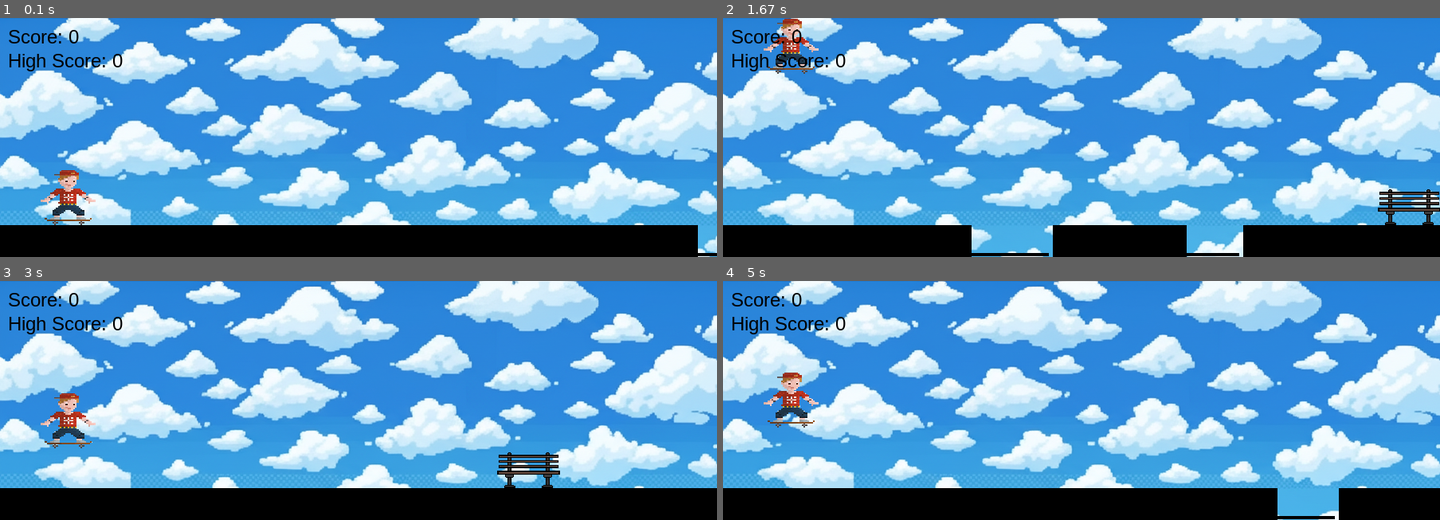
Above: before the commit, frames 1-4 (two rows, left to right).
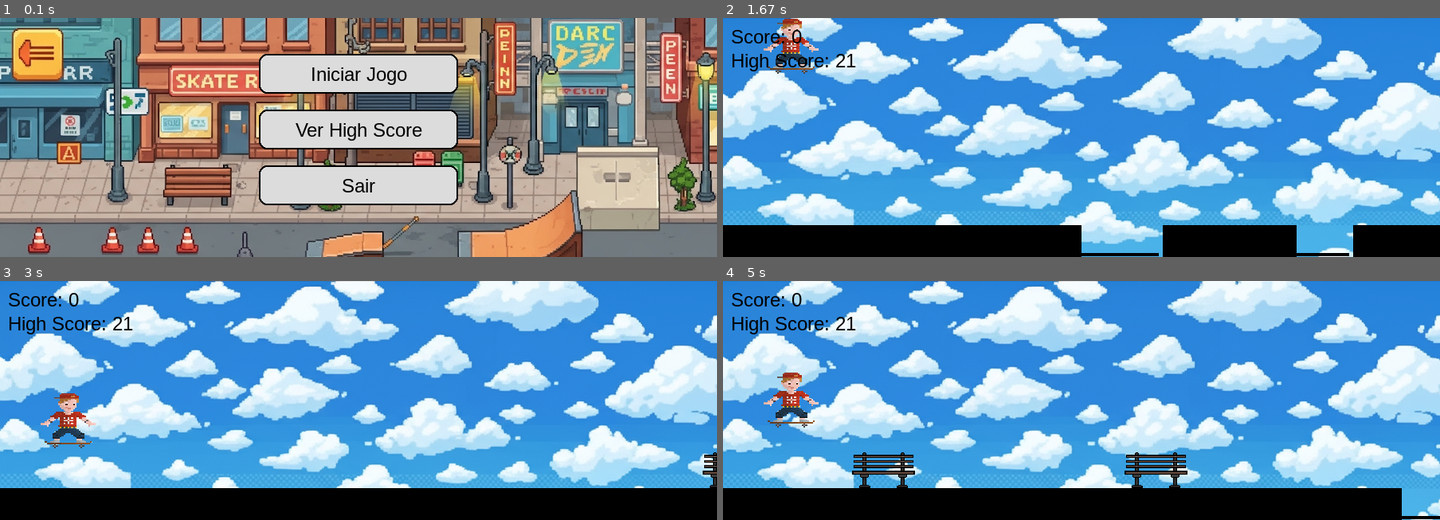
Above: after the commit, the same moments.

Repository: TheAnswer16/pygame-computer-science
Game: pygame game, started from main_game.py
Two runs of this game, one before a commit and one after it. Both use one fixed random seed, a clock stepped at 60 frames per second and the inputs below.
Inputs (mouse positions are in pixels of both pictures, inside the frame that each line leads up to):
- Up to frame 1 (0.1 s): no input
- Up to frame 2 (1.67 s): click (1081, 72) at 0.38 s, where only the run after the commit has a clickable "Iniciar Jogo"; hold Up 0.67-1.13 s; move the mouse to (1052, 147) at 0.7 s; hold Down 1.17-1.47 s; hold Up from 1.5 s (still down)
- Up to frame 3 (3 s): release Up at 1.87 s; hold Up 2.3-2.6 s; hold Up from 2.97 s (still down)
- Up to frame 4 (5 s): release Up at 3.33 s; hold Up 3.77-4.07 s; hold Up 4.43-4.8 s

The runs differ from the first frame. In frame 1, 100% of the frame differs, in the area x 0-100%, y 0-100%; in frame 2, 5.3%; in frame 3, 0.8%; in frame 4, 2.9%.

Commit message:
feat: add menu

Diff:
--- a/main_game.py
+++ b/main_game.py
@@ -4,6 +4,7 @@
 import configparser
 
 # Inicialização
+printf = print
 pygame.init()
 WIDTH, HEIGHT = 900, 300
 SCREEN = pygame.display.set_mode((WIDTH, HEIGHT))
@@ -18,8 +19,74 @@
 
 # Imagens
 BACKGROUND_IMG = pygame.image.load("assets/sky.png").convert()
+MENU_BACKGROUND = pygame.image.load("assets/menu_background.png").convert()
 SKATER_IMG = pygame.image.load("assets/skater_running.png").convert_alpha()
 BENCH_IMG = pygame.image.load("assets/bench.png").convert_alpha()
+
+def show_menu():
+    menu_items = ["Iniciar Jogo", "Ver High Score", "Sair"]
+    buttons = []
+    button_width, button_height = 250, 50
+    spacing = 20
+    start_y = HEIGHT // 2 - (button_height + spacing) * len(menu_items) // 2
+
+    for i, text in enumerate(menu_items):
+        x = WIDTH // 2 - button_width // 2
+        y = start_y + i * (button_height + spacing)
+        rect = pygame.Rect(x, y, button_width, button_height)
+        buttons.append((rect, text))
+
+    while True:
+        SCREEN.blit(MENU_BACKGROUND, (0, 0))
+        mouse_pos = pygame.mouse.get_pos()
+
+        for event in pygame.event.get():
+            if event.type == pygame.QUIT:
+                pygame.quit()
+                sys.exit()
+            elif event.type == pygame.MOUSEBUTTONDOWN and event.button == 1:
+                for rect, text in buttons:
+                    if rect.collidepoint(mouse_pos):
+                        return text.lower()
+
+        for rect, text in buttons:
+            color = (180, 180, 180) if rect.collidepoint(mouse_pos) else (220, 220, 220)
+            pygame.draw.rect(SCREEN, color, rect, border_radius=10)
+            pygame.draw.rect(SCREEN, BLACK, rect, 2, border_radius=10)
+            label = FONT.render(text, True, BLACK)
+            label_rect = label.get_rect(center=rect.center)
+            SCREEN.blit(label, label_rect)
+
+        pygame.display.update()
+        clock.tick(60)
+
+def show_high_score():
+    high = HighScoreManager.get_high_score()
+    back_rect = pygame.Rect(WIDTH // 2 - 100, HEIGHT - 70, 200, 40)
+
+    while True:
+        SCREEN.fill(WHITE)
+        label = FONT.render(f"High Score: {high}", True, BLACK)
+        label_rect = label.get_rect(center=(WIDTH // 2, HEIGHT // 2 - 20))
+        SCREEN.blit(label, label_rect)
+
+        mouse_pos = pygame.mouse.get_pos()
+        pygame.draw.rect(SCREEN, (200, 200, 200), back_rect, border_radius=10)
+        pygame.draw.rect(SCREEN, BLACK, back_rect, 2, border_radius=10)
+        back_label = FONT.render("Voltar", True, BLACK)
+        back_label_rect = back_label.get_rect(center=back_rect.center)
+        SCREEN.blit(back_label, back_label_rect)
+
+        for event in pygame.event.get():
+            if event.type == pygame.QUIT:
+                pygame.quit()
+                sys.exit()
+            elif event.type == pygame.MOUSEBUTTONDOWN and event.button == 1:
+                if back_rect.collidepoint(mouse_pos):
+                    return
+
+        pygame.display.update()
+        clock.tick(60)
 
 class Skater:
     def __init__(self):
@@ -32,7 +99,7 @@
         self.gravity = 0.7
         self.jump_strength = -26
         self.jump_buffer = 0
-        self.jump_buffer_time = 5  # frames
+        self.jump_buffer_time = 5
         self.terminal_velocity = 20
         self.is_jumping = False
         self.is_sliding = False
@@ -153,11 +220,7 @@
         self.speed = 6
 
     def reset(self):
-        self.skater = Skater()
-        self.obstacles.clear()
-        self.platforms = [pygame.Rect(0, GROUND_Y, WIDTH, 40)]
-        self.score = 0
-        self.speed = 6
+        self.__init__()
 
     def generate_obstacle(self):
         return random.choice([Banco(), Vala()])
@@ -231,5 +294,12 @@
             pygame.display.update()
 
 if __name__ == "__main__":
-    game = Game()
-    game.run()
+    while True:
+        action = show_menu()
+        if action == "iniciar jogo":
+            game = Game()
+            game.run()
+        elif action == "ver high score":
+            show_high_score()
+        elif action == "sair":
+            break
--- a/settings.ini
+++ b/settings.ini
@@ -1,2 +1,2 @@
 [screen]
-high_score = 0
+high_score = 21
Binary file added: assets/menu_background.png
